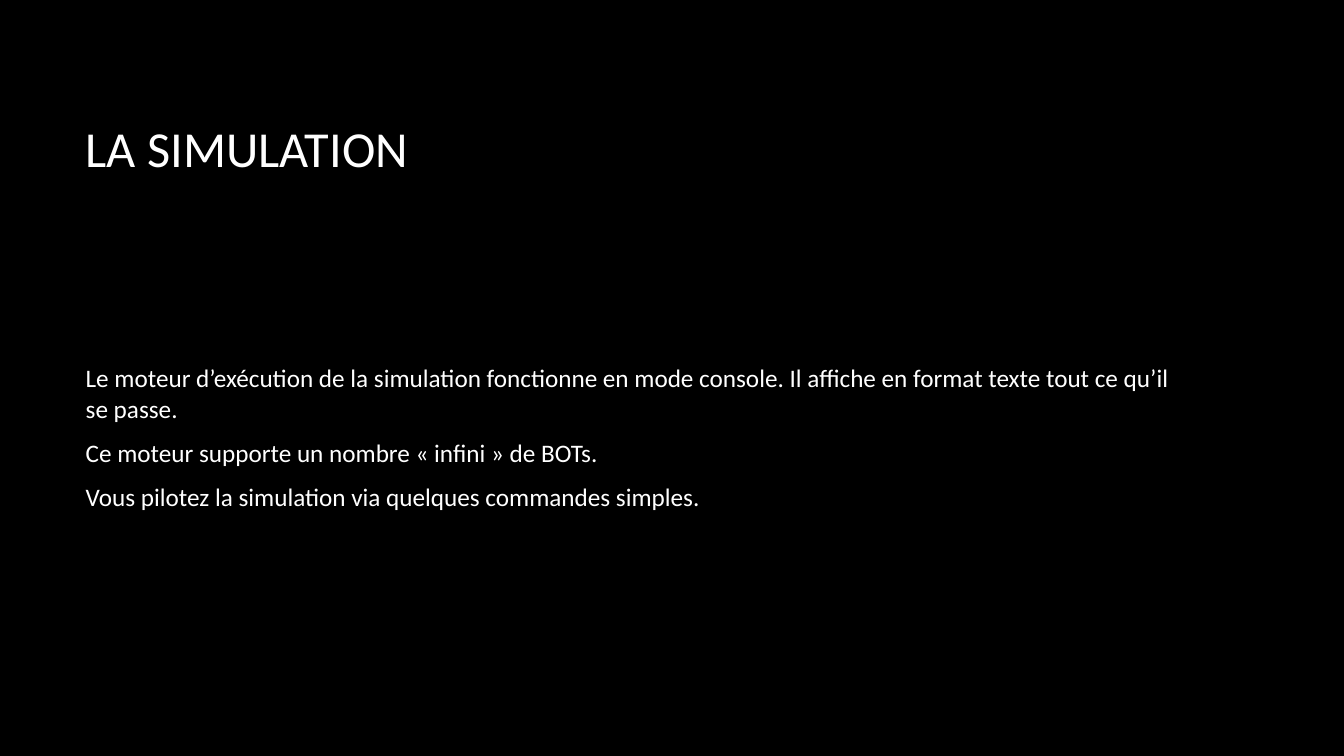
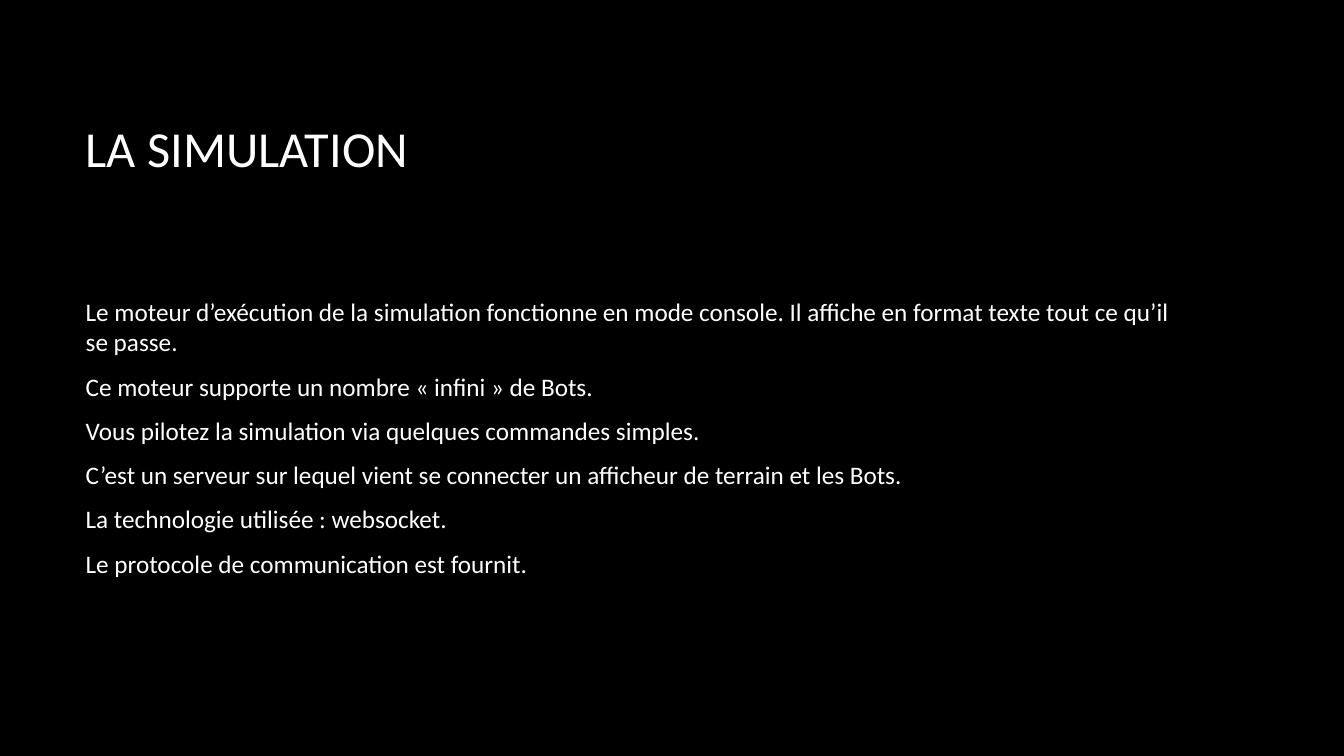
Before and after one commit to BorisFR/BattleIA, a slide deck: slide 4 of Battle IA.pptx. Drawn at 1344x756 pixels with LibreOffice and Linux fonts; fonts in the diff are those of the drawing; background and template pictures are left out. Boxes give left, top, right and bottom in pixels: in the first picture for what was removed or moved away, otherwise in the second. Text is boxed around its words. In the diff, an @@ line names an element or a change of style, - is before the commit and + after.

```diff
--- a/Battle IA.pptx
+++ b/Battle IA.pptx
@@ text at (86,378,593,400): text changed @@
-Ce moteur supporte un nombre « infini » de BOTs.
+Ce moteur supporte un nombre « infini » de Bots.
@@ text at (86,466,902,577): paragraphs added @@
+C’est un serveur sur lequel vient se connecter un afficheur de terrain et les Bots.
+La technologie utilisée : websocket.
+Le protocole de communication est fournit.
```
Also in this commit, not shown: 12 other slides changed, 2 slides added, 16 other files.
